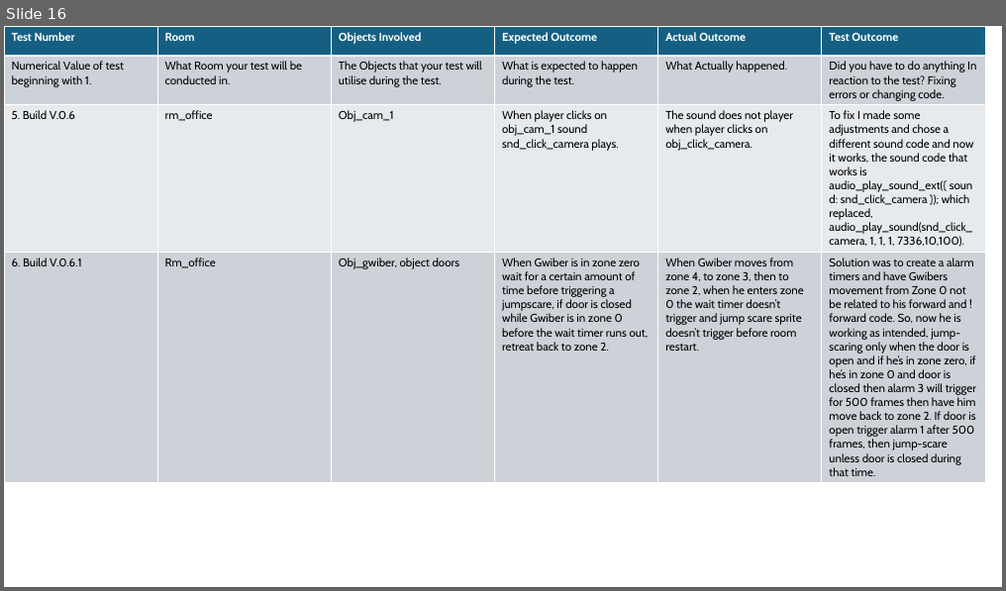
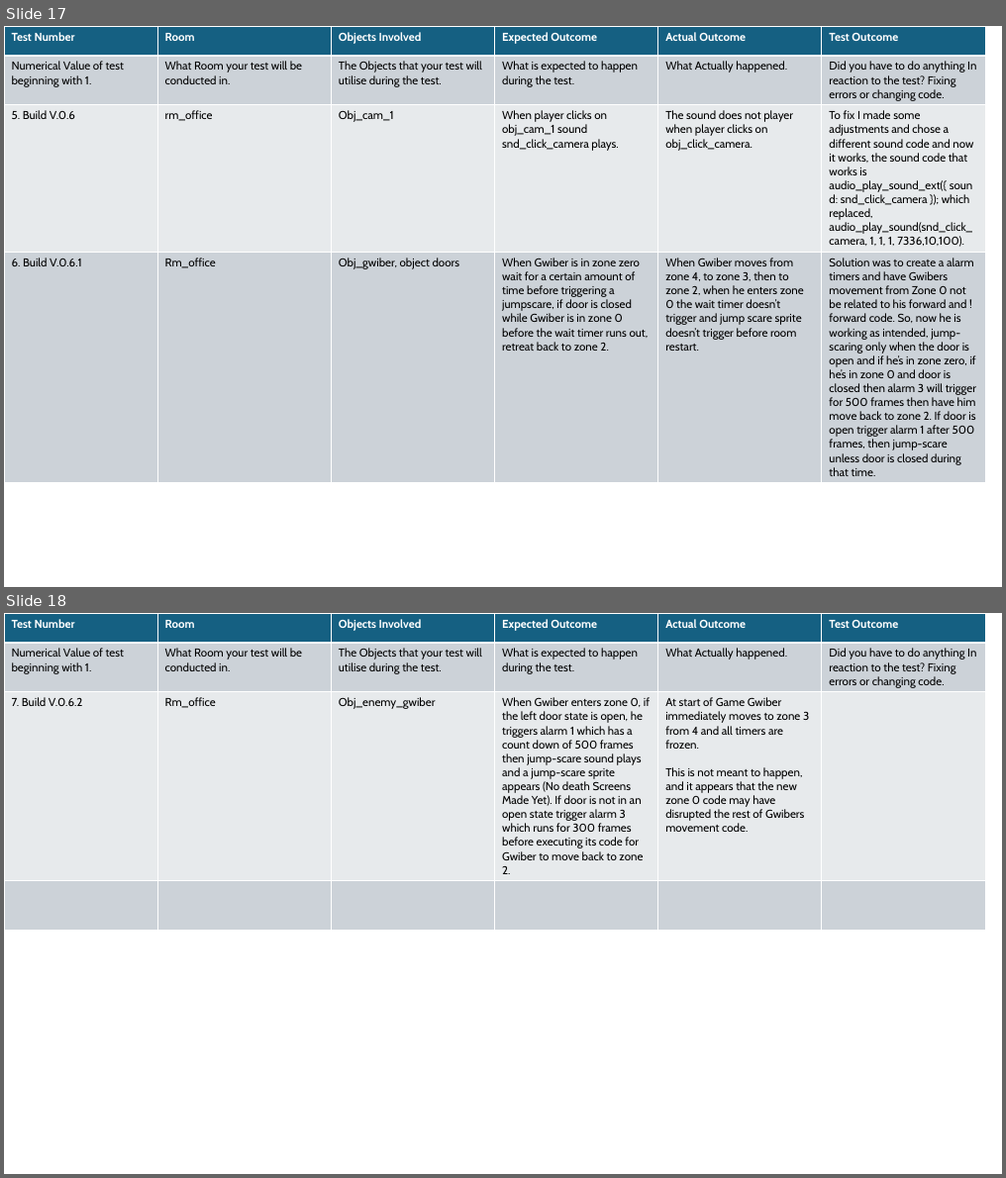
Before and after one commit to QuotedTrain5221/Critical-Failure-3, a slide deck: Logs/Development Log and Alpha Testing.pptx. Shown one above the other, each under a label of ours: slide 16 before the commit, slides 17 and 18 after it. The pictures are 1006x591 and 1006x1178 pixels, drawn with LibreOffice and Linux fonts; fonts in the diff are those of the drawing. Boxes give left, top, right and bottom in pixels: in the first picture for what was removed or moved away, otherwise in the second. Text is boxed around its words. In the diff, an @@ line names an element or a change of style, - is before the commit and + after.

Commit message:
Build V.0.6.2 Pre-Build

```diff
--- a/Logs/Development Log and Alpha Testing.pptx
+++ b/Logs/Development Log and Alpha Testing.pptx
@@ slide 18 added at bbox=[4, 613, 1002, 1174], background #FFFFFF @@
@@ table added at bbox=[4, 613, 987, 927], 4 rows, 6 columns @@
+Test Number | Room | Objects Involved | Expected Outcome | Actual Outcome | Test Outcome
+Numerical Value of test beginning with 1. | What Room your test will be conducted in. | The Objects that your test will utilise during the test. | What is expected to happen during the test. | What Actually happened. | Did you have to do anything In reaction to the test? Fixing errors or changing code.
+7. Build V.0.6.2 | Rm_office | Obj_enemy_gwiber | When Gwiber enters zone 0, if the left door state is open, he triggers alarm 1 which has a count down of 500 frames then jump-scare sound plays and a jump-scare sprite appears (No death Screens Made Yet). If door is not in an open state trigger alarm 3 which runs for 300 frames before executing its code for Gwiber to move back to zone 2. | At start of Game Gwiber immediately moves to zone 3 from 4 and all timers are frozen. / This is not meant to happen, and it appears that the new zone 0 code may have disrupted the rest of Gwibers movement code. | 
+ |  |  |  |  | 
@@ what was slide 16 is now slide 17 @@
```
Also in this commit, not shown: 1 slide changed, 1 other slide added, 51 other files.
